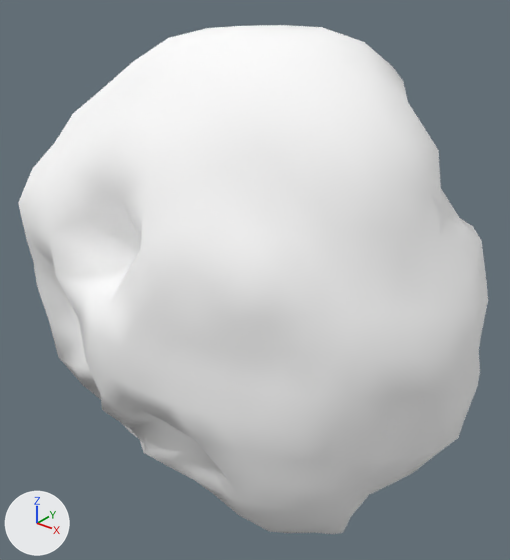
The glTF model assets/asteroids/asteroid_med_15.glb as it was, and as the next commit left it.
One viewpoint serves both versions: a 50 mm lens placed at (1.359, -1.711, 1.204), pointed at (-0.042, 0.04, 0.119). Arrows for +X, +Y and +Z are at lower left; the lights stay in place. The older version comes first. Vertices at exactly the same position are counted once.

In view in the first picture: 'asteroid_med_15'.
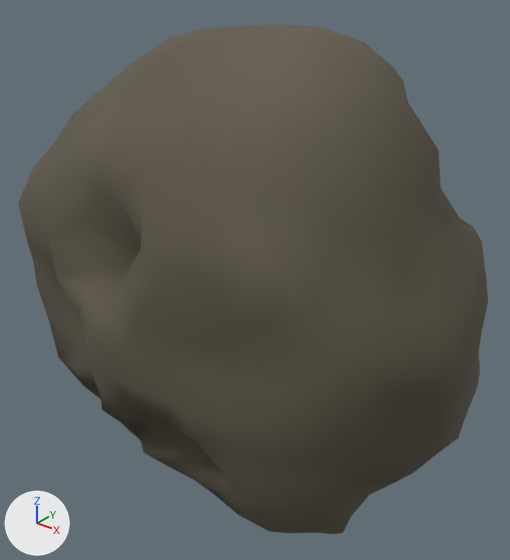
What differs and where, as boxes (x1, y1, x2, y2) in the pictures (510 x 560 px):
'asteroid_med_15', recoloured (darker)
    both: (18, 25, 488, 534)

Edits to the bpy script that builds the scene:
```text
Change mat_rock_asteroid_med_15:
    where n0 = _N.new('ShaderNodeBsdfPrincipled'); n0.name = 'Principled BSDF'
    remove n0.inputs[0].default_value = (1.0, 1.0, 1.0, 1.0)  # 'Base Color', white #ffffff
    n0.inputs[1].default_value: 0.0205 -> 0.0413  # 'Metallic'
    n0.inputs[2].default_value: 0.886 -> 0.875  # 'Roughness'
    add n2 = _N.new('ShaderNodeVertexColor'); n2.name = 'Color Attribute'
    add _L.new(n2.outputs[0], n0.inputs[0])  # 'Color' to 'Base Color'
Change me_icosphere:
    where me_icosphere.from_pydata(...)  # 642 vertices, 1280 faces; spans x -0.93..0.79, y -0.57..0.55, z -0.81..0.97
    used by ob_asteroid_med_15; location = (0.0, 0.0, 0.0)
    me_icosphere part 1: vertex colours changed
```
